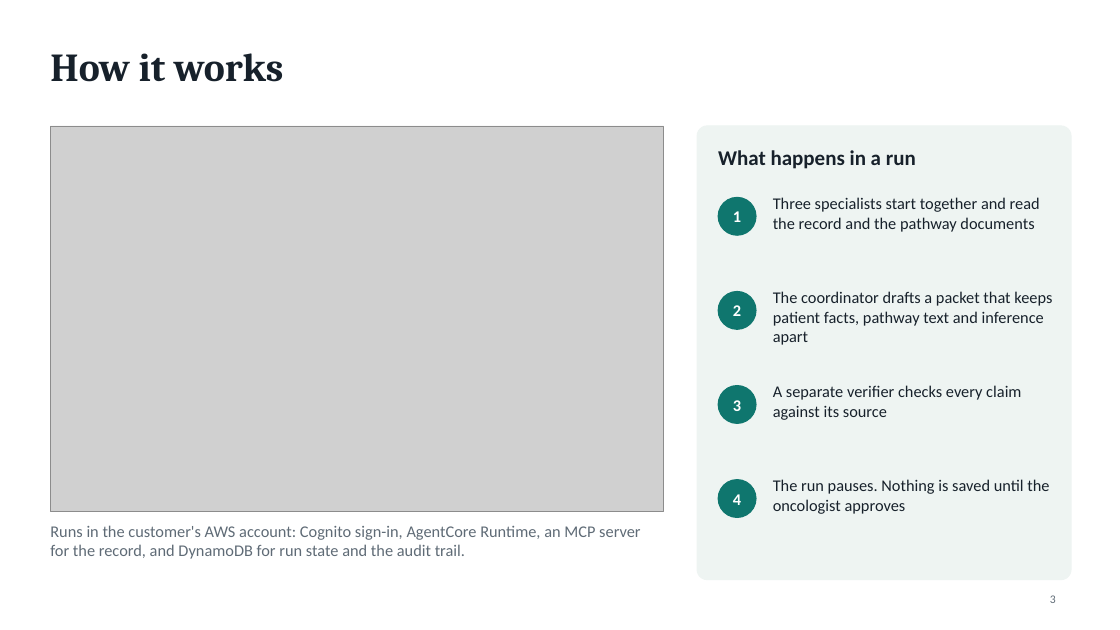
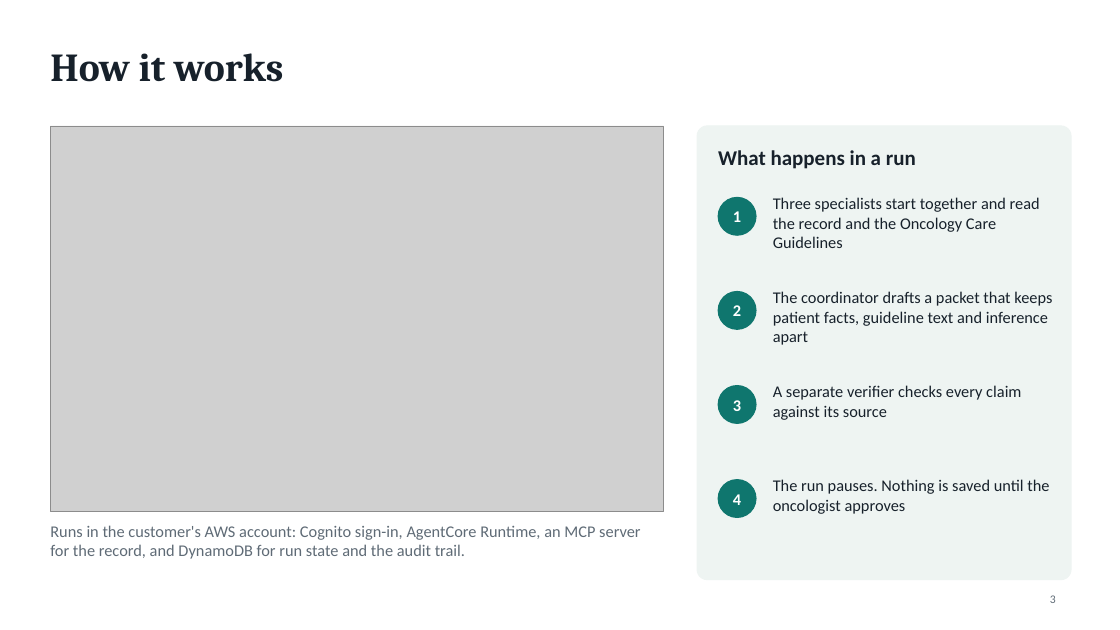
Before and after one commit to rpmish99/oncology-case-prep-demo, a slide deck: slide 3 of deck/case-prep-deck.pptx. Drawn at 1120x630 pixels with LibreOffice and Linux fonts; fonts in the diff are those of the drawing; grey boxes stand for pictures. Boxes give left, top, right and bottom in pixels: in the first picture for what was removed or moved away, otherwise in the second. Text is boxed around its words. In the diff, an @@ line names an element or a change of style, - is before the commit and + after.

Commit message:
Rename pathway documents to Oncology Care Guidelines

```diff
--- a/deck/case-prep-deck.pptx
+++ b/deck/case-prep-deck.pptx
@@ text at (773, 197, 1040, 248): text changed @@
-Three specialists start together and read the record and the pathway documents
+Three specialists start together and read the record and the Oncology Care Guidelines
@@ text at (773, 291, 1052, 345): text changed @@
-The coordinator drafts a packet that keeps patient facts, pathway text and inference apart
+The coordinator drafts a packet that keeps patient facts, guideline text and inference apart
```
Also in this commit, not shown: 3 other slides changed, 17 other files.
